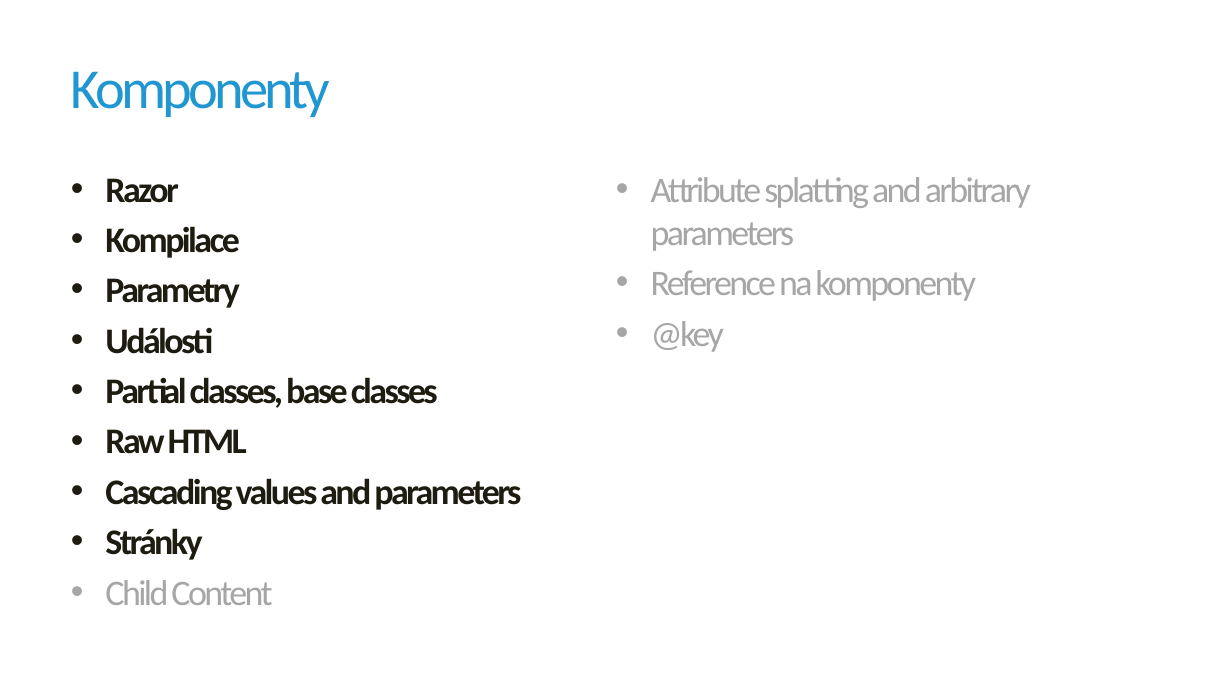
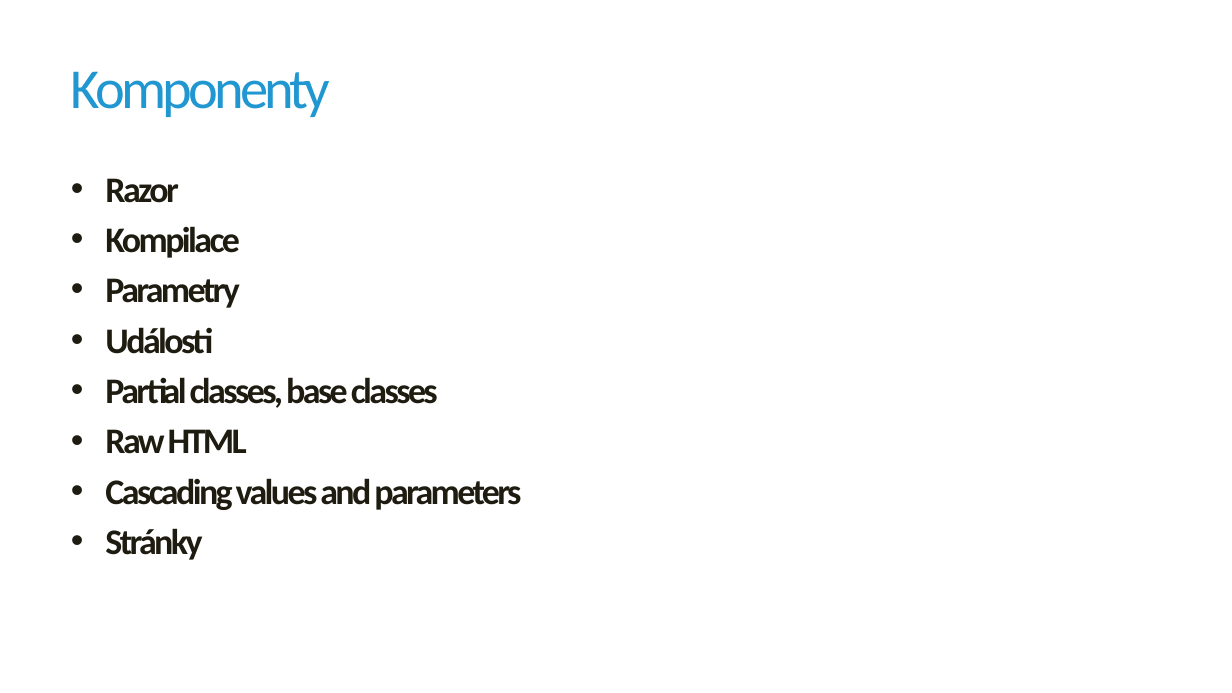
Before and after one commit to jirikanda/BlazorDemos, a slide deck: slide 3 of Presentation/02 - Blazor - Komponenty.pptx. Drawn at 1232x693 pixels with LibreOffice and Linux fonts; fonts in the diff are those of the drawing; background and template pictures are left out. Boxes give left, top, right and bottom in pixels: in the first picture for what was removed or moved away, otherwise in the second. Text is boxed around its words. In the diff, an @@ line names an element or a change of style, - is before the commit and + after.

Commit message:
Komponenty - Demo

```diff
--- a/Presentation/02 - Blazor - Komponenty.pptx
+++ b/Presentation/02 - Blazor - Komponenty.pptx
@@ text at (105, 177, 1031, 605): paragraphs removed @@
-• Child Content
-• Attribute splatting and arbitrary parameters
-• Reference na komponenty
-• @key
```
Also in this commit, not shown: 2 other slides changed, 53 other files.
